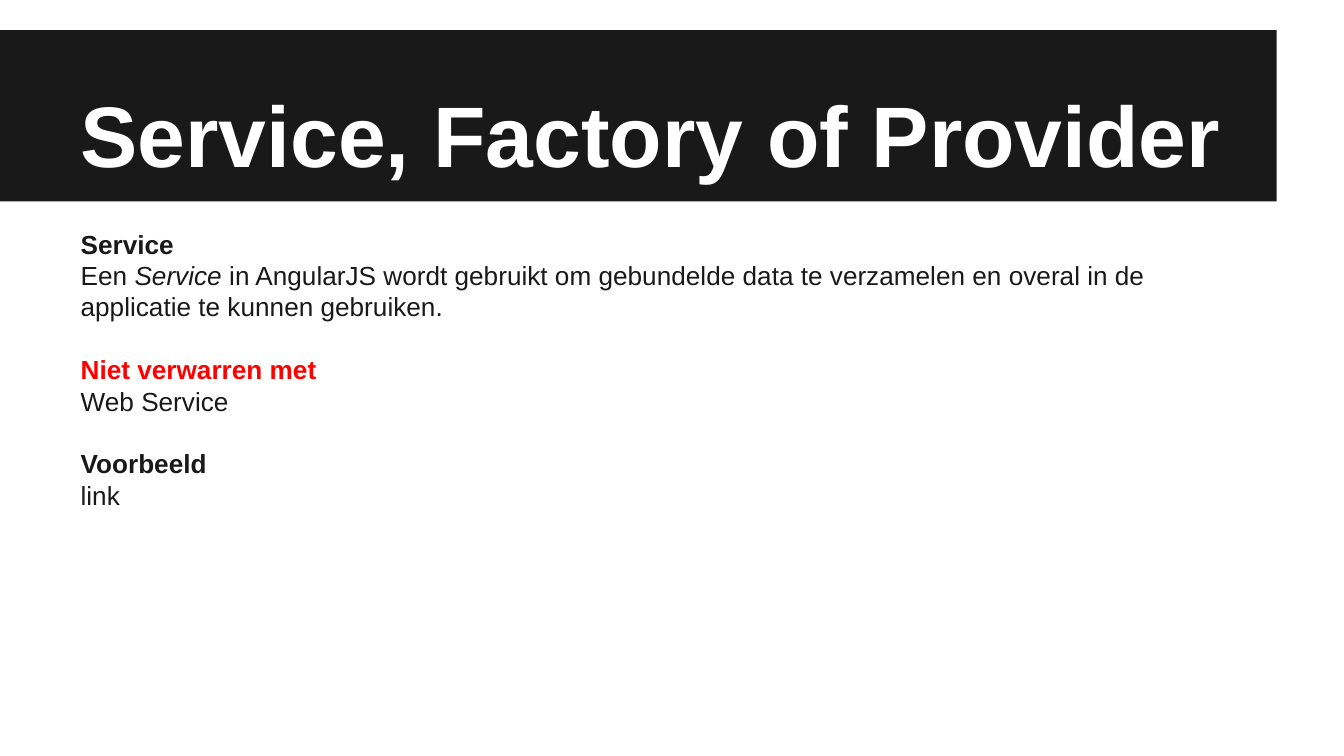
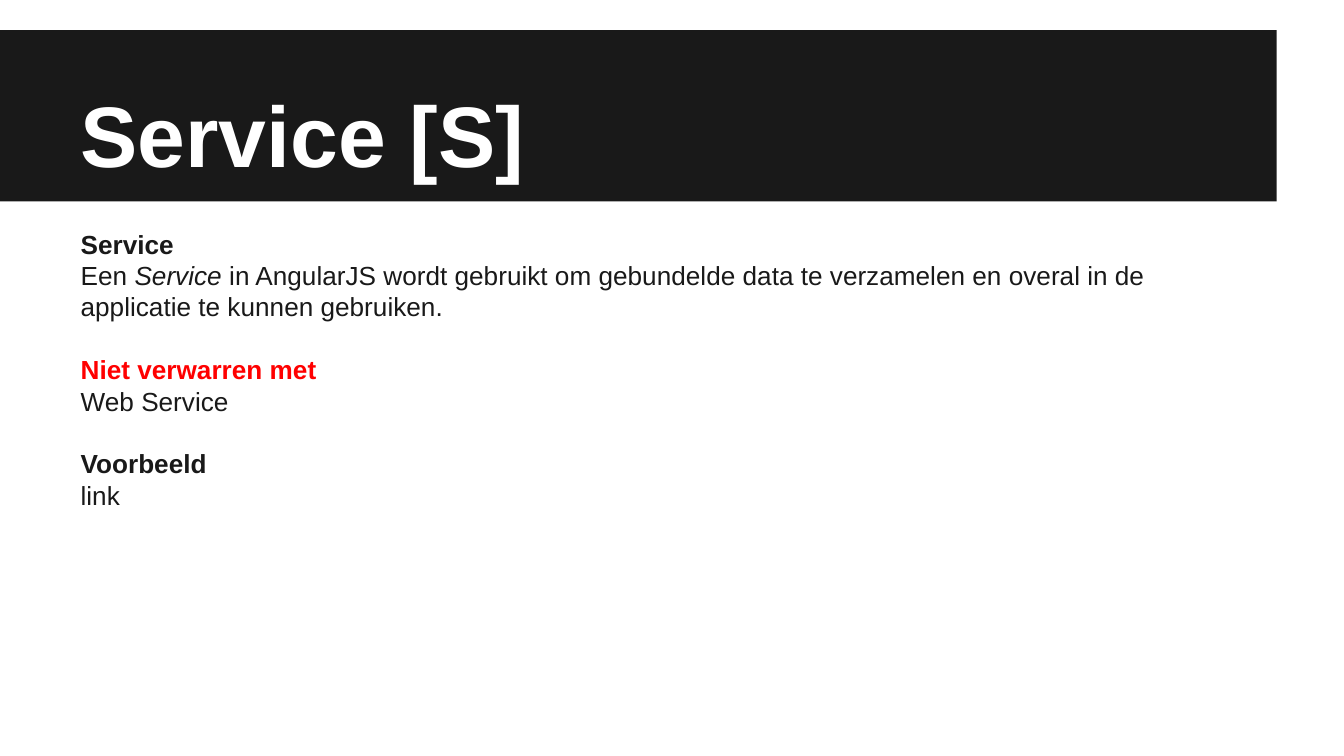
Before and after one commit to Sintelbom/kes-angular, a slide deck: slide 16 of src/main/webapp/KES AngularJS - 19112014.pptx (slide 14 before the commit). Drawn at 1344x756 pixels with LibreOffice and Linux fonts; fonts in the diff are those of the drawing. Boxes give left, top, right and bottom in pixels: in the first picture for what was removed or moved away, otherwise in the second. Text is boxed around its words. In the diff, an @@ line names an element or a change of style, - is before the commit and + after.

```diff
--- a/src/main/webapp/KES AngularJS - 19112014.pptx
+++ b/src/main/webapp/KES AngularJS - 19112014.pptx
@@ title at (x1=81, y1=104, x2=524, y2=183): text changed @@
-Service, Factory of Provider
+Service [S]
```
Also in this commit, not shown: 9 other slides changed, 3 slides added, 3 slides removed.
